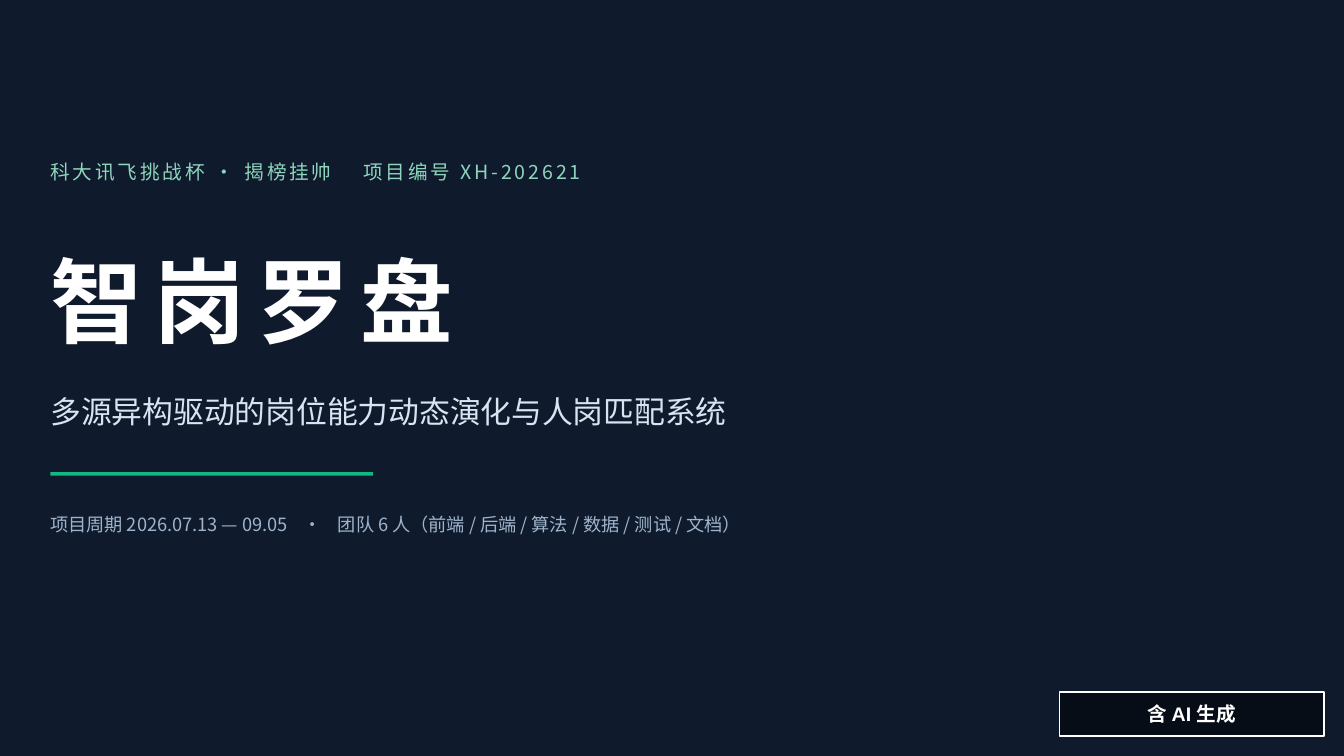
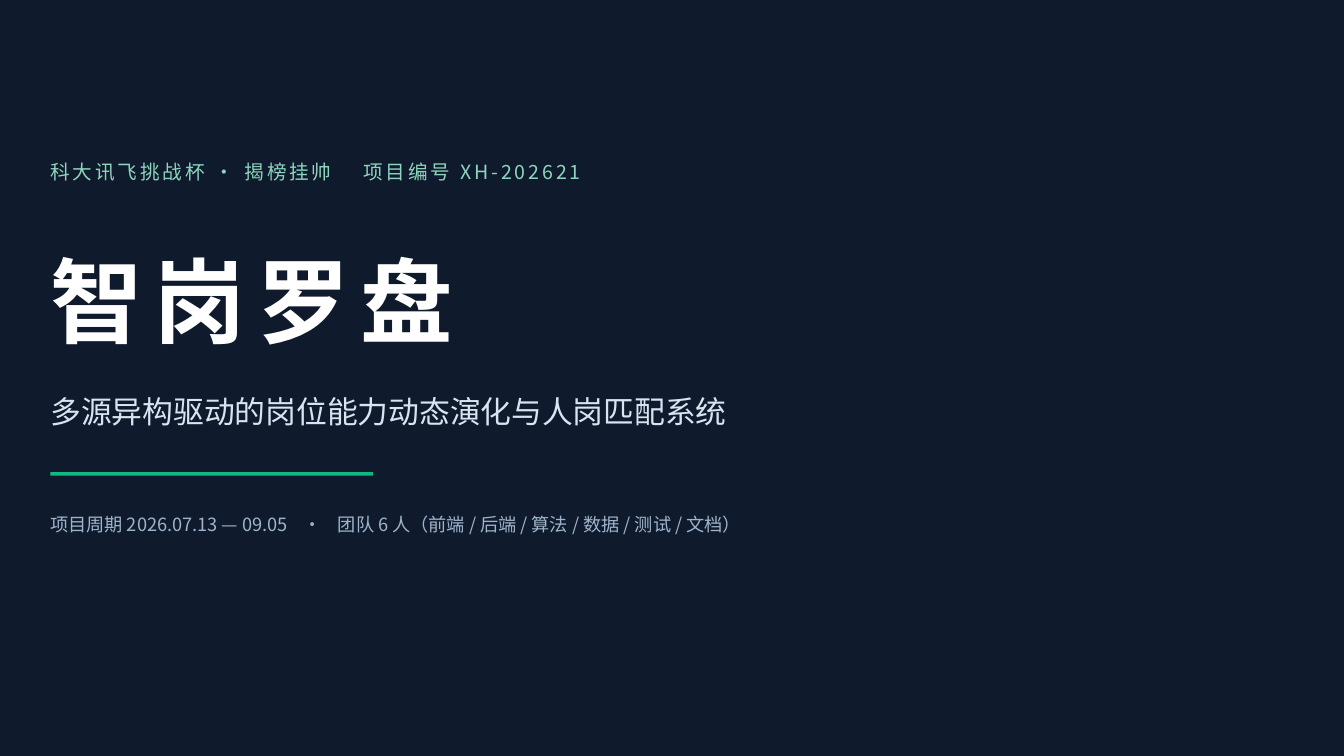
Before and after one commit to Sanksu/zhigang-compass, a slide deck: slide 1 of docs/m5/智岗罗盘_答辩PPT_终稿.pptx. Drawn at 1344x756 pixels with LibreOffice and Linux fonts; fonts in the diff are those of the drawing; background and template pictures are left out. Boxes give left, top, right and bottom in pixels: in the first picture for what was removed or moved away, otherwise in the second. Text is boxed around its words. In the diff, an @@ line names an element or a change of style, - is before the commit and + after.

```diff
--- a/docs/m5/智岗罗盘_答辩PPT_终稿.pptx
+++ b/docs/m5/智岗罗盘_答辩PPT_终稿.pptx
@@ rectangle removed at (1060, 693, 1324, 737) @@
-含 AI 生成
```
Also in this commit, not shown: 7 other slides changed, 31 other files.
